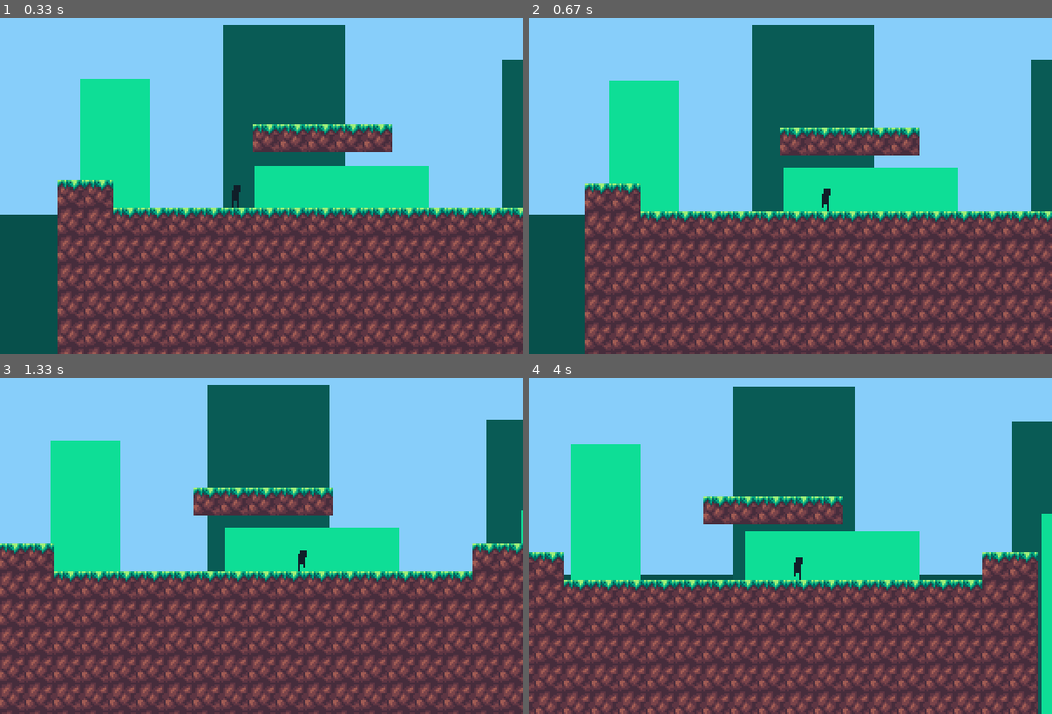
Above: before the commit, frames 1-4 (two rows, left to right).
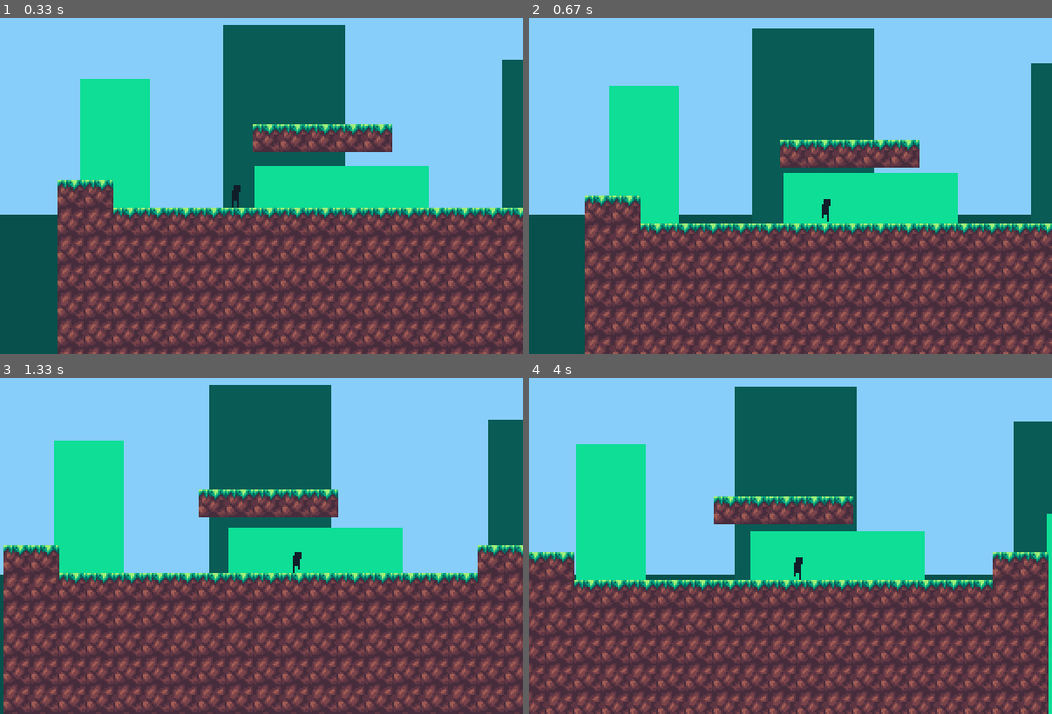
Above: after the commit, the same moments.

Repository: Aquila-Simon/Python-Programs
Game: pygame game, started from Platformer_Game_WIP/Platformer.py
Same seed, same stepped clock (60 frames per second), same inputs: the game is played once before the commit and once after it.
Inputs:
- Up to frame 1 (0.33 s): no input
- Up to frame 2 (0.67 s): hold W from 0.33 s (still down); hold Right from 0.33 s (still down)
- Up to frame 3 (1.33 s): release W at 0.8 s; release Right at 0.8 s; tap A at 0.83 s; hold Right from 1.17 s (still down)
- Up to frame 4 (4 s): release Right at 1.63 s; hold Up 1.67-1.97 s; hold Right 2-2.47 s; hold Left 2.5-3.03 s; hold Left 3.07-3.47 s; hold Up 3.5-3.87 s; hold Right from 3.9 s (still down)

Frame 1 is identical in both runs. In frame 2, 24% of the frame differs, in the area x 10-100%, y 2-100%; in frame 3, 25%, in the area x 0-100%, y 2-100%; in frame 4, 24%.

Commit message:
Modified Code to work correctly on Windows as well as Mac by adding Windows path support and additional keybindings.

Diff:
--- a/Platformer_Game_WIP/Platformer.py
+++ b/Platformer_Game_WIP/Platformer.py
@@ -11,10 +11,11 @@
 display = pygame.Surface((300, 200)) #Sets the screen scaled up to make the sprites bigger
 
 window_path = "Python-Programs/Platformer_Game_WIP/" # just sets the path to the correct one based on what I was working on
-
-grass_image = pygame.image.load(window_path + 'grass.png') #Sets Image for Grass and Dirt
+Mac_Path = "Platformer_Game_WIP/"
+
+grass_image = pygame.image.load((Mac_Path or window_path) + 'grass.png') #Sets Image for Grass and Dirt
 tile_size = grass_image.get_width()
-dirt_image = pygame.image.load(window_path + 'dirt.png')
+dirt_image = pygame.image.load((Mac_Path or window_path) + 'dirt.png')
 
 moving_left = False #Movement Setup
 moving_right = False
@@ -62,15 +63,15 @@
 
 animation_database = {}
 
-animation_database['run'] = load_animation((window_path + 'player_animations/run'),[7,7])
-animation_database['idle'] = load_animation((window_path + 'player_animations/idle'),[7,7,40])
+animation_database['run'] = load_animation(((Mac_Path or window_path) + 'player_animations/run'),[7,7])
+animation_database['idle'] = load_animation(((Mac_Path or window_path) + 'player_animations/idle'),[7,7,40])
 
 player_action = 'idle'
 player_frame = 0
 player_flip = False
 # Lines 38 - 70 Covers Animation of Idle and Run, can be expanded to include other animations
 
-game_map = load_map(window_path + 'map') #Loads map from Text File (Will be modified to create the infinite world, placeholder for now)
+game_map = load_map((Mac_Path or window_path) + 'map') #Loads map from Text File (Will be modified to create the infinite world, placeholder for now)
 
 player_rect = pygame.Rect(100,100,5,13) #Creates the Players "Hitbox" used for Gravity at this time, can be used for health bar in other cases
 
@@ -191,17 +192,17 @@
             pygame.quit()
             sys.exit()
         if event.type == KEYDOWN:
-            if event.key == K_LEFT:
+            if event.key == K_LEFT or event.key == K_a:
                 moving_left = True
-            if event.key == K_RIGHT:
+            if event.key == K_RIGHT or event.key == K_d:
                 moving_right = True
-            if event.key == K_UP:
+            if event.key == K_UP or event.key == K_w or event.key == K_SPACE:
                 if air_timer < 3:
                     player_y_momentum = -5
         if event.type == KEYUP:
-            if event.key == K_LEFT:
+            if event.key == K_LEFT or event.key == K_a:
                 moving_left = False
-            if event.key == K_RIGHT:
+            if event.key == K_RIGHT or event.key == K_d:
                 moving_right = False
 #Lines 189 - 205 Covers the Logic for Inputs and Controls
 
--- a/Practice_Programs/Pygame_Testing_Box.py
+++ b/Practice_Programs/Pygame_Testing_Box.py
@@ -4,12 +4,13 @@
 pygame.init()
 
 Windows_Path = "Python-Programs/Practice_Programs/" # Just sets the path to the correct one based on what I was working on
+Mac_Path = "/Users/aquila-simon/Documents/Python_Programs/Python-Programs/Practice_Programs/"
 pygame.display.set_caption("Test Display")
-pygame.display.set_icon(pygame.image.load(Windows_Path + 'icon.jpg')) #Sets Icon for Window
+pygame.display.set_icon(pygame.image.load((Mac_Path or Windows_Path) + 'icon.jpg')) #Sets Icon for Window
 Window_Size = (600, 400)
 screen = pygame.display.set_mode(Window_Size,0, 32) #Just creates window
 display = pygame.Surface((300,200)) #Declares a actual surface to draw on
-cloud = pygame.image.load(Windows_Path + 'cloud.png') #Loads Image for cloud
+cloud = pygame.image.load((Mac_Path or Windows_Path) + 'cloud.png') #Loads Image for cloud
 #First_Box = pygame.Rect(50,50,400,400) #Rect(Left coordinate, Top Coordinate, Width, Height)
 #Second_Box = pygame.Rect(100,100,300,300)
 #Third_Box = pygame.Rect(150,150,200,200)
Not shown, added: .DS_Store
Not shown, added: Platformer_Game_WIP/.DS_Store
Not shown, added: Platformer_Game_WIP/player_animations/.DS_Store
